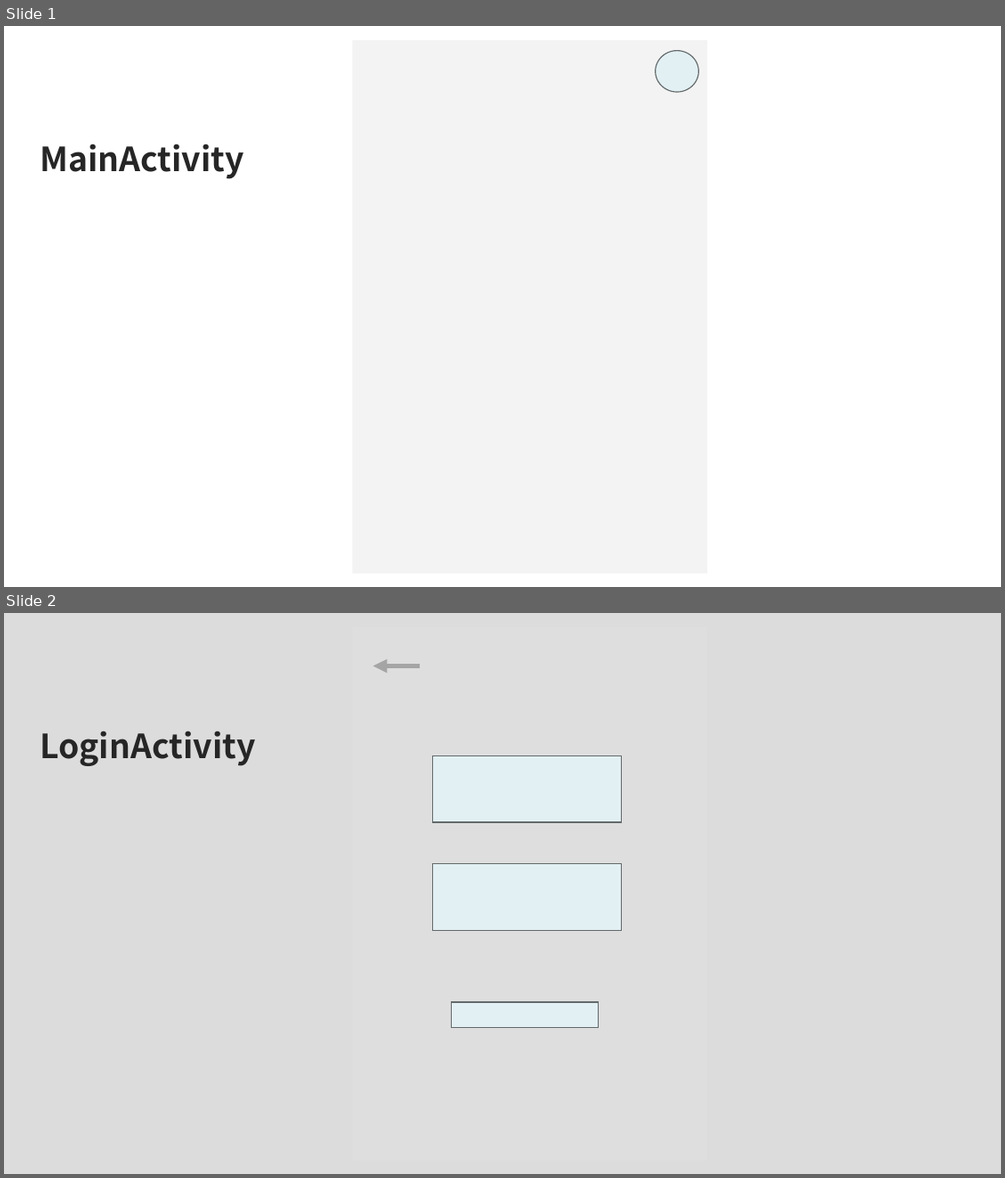
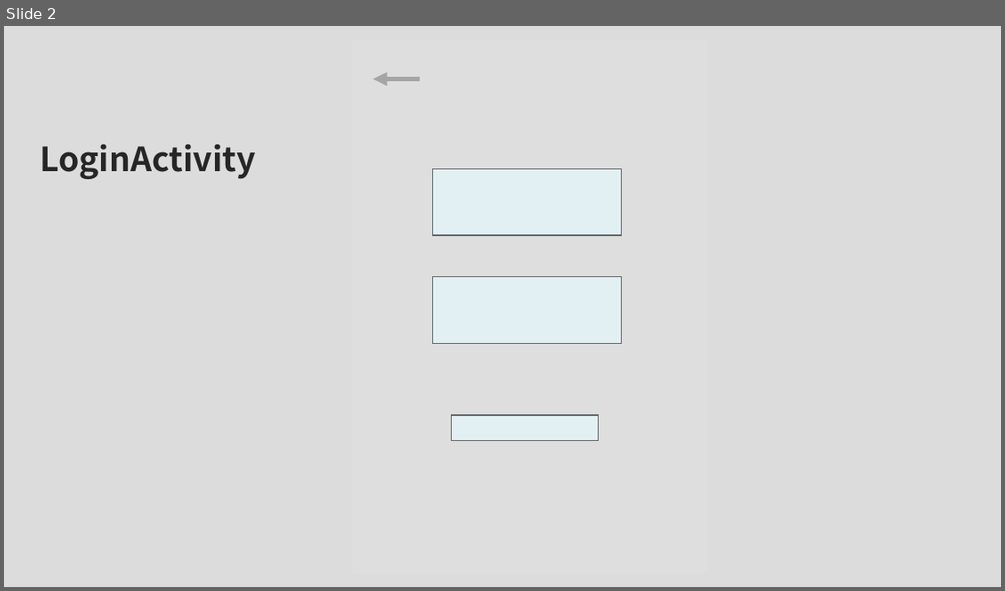
Before and after one commit to BL2617/undergraduate-grad-project, a slide deck: Design/design.pptx. Shown one above the other, each under a label of ours: slides 1 and 2 before the commit, slide 2 after it. The pictures are 1005x1178 and 1005x591 pixels, drawn with LibreOffice and Linux fonts; fonts in the diff are those of the drawing. Boxes give left, top, right and bottom in pixels: in the first picture for what was removed or moved away, otherwise in the second. Text is boxed around its words. In the diff, an @@ line names an element or a change of style, - is before the commit and + after.

```diff
--- a/Design/design.pptx
+++ b/Design/design.pptx
@@ slide 1 removed at [4,26,1001,587], background #FFFFFF @@
@@ rectangle removed at [353,40,708,573] @@
@@ ellipse removed at [655,51,699,92] @@
@@ text removed at [40,143,243,179] @@
-MainActivity
```
Also in this commit, not shown: 1 slide added, 1 other file.
